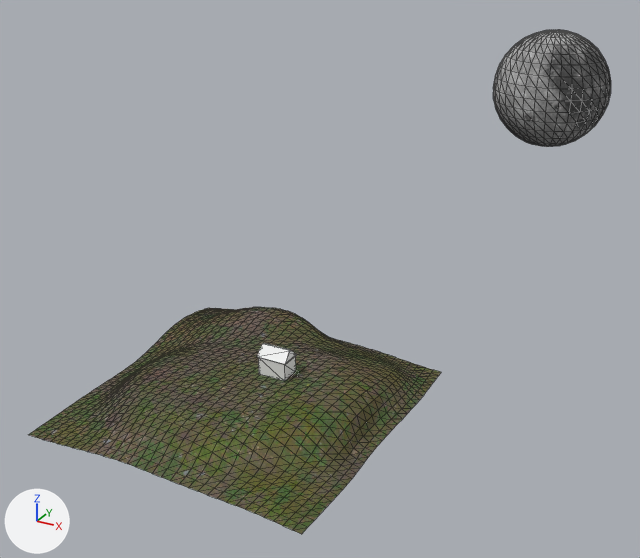
The glTF model static/scene.glb, before and after one commit.
Both versions are drawn from a 50 mm camera at (42.2, -61.8, 41.7) aimed at (-0.1, 15.0, 3.3). Every picture has the same lights, and +X, +Y and +Z are marked at lower left. Mesh edges are drawn as thin lines. Where no turn or scale is listed for an object, it has been applied to the vertices.

The first picture shows 'Hill', 'House', 'Moon'.
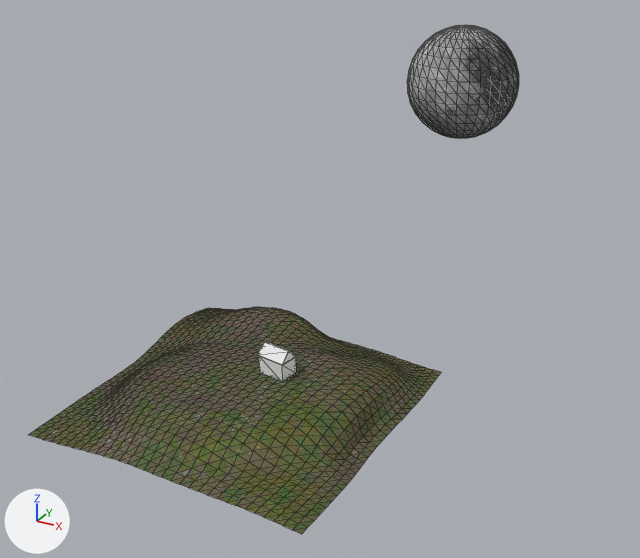
What changed in the scene script:
```text
Change ob_house:
    ob_house.rotation_euler: (0.0, 0.0, 0.0) -> (0.0, 0.0, -0.175)  # degrees (0, 0, 0) -> degrees (0, 0, -10)
Change ob_moon:
    ob_moon.location: (14.0, 49.0, 19.0) -> (2.9, 47.5, 19.0)
    ob_moon.rotation_euler: (0.0, 0.0, 0.0) -> (0.0, 0.0, 0.262)  # degrees (0, 0, 0) -> degrees (0, 0, 15)
```

Where the change shows, as pixel boxes [x1, y1, x2, y2] in the pictures (640 x 558 px):
'Moon', moved, turned: before [493, 30, 611, 147]; after [407, 25, 519, 139]
'House', turned: before [257, 343, 297, 381]; after [257, 341, 297, 381]
